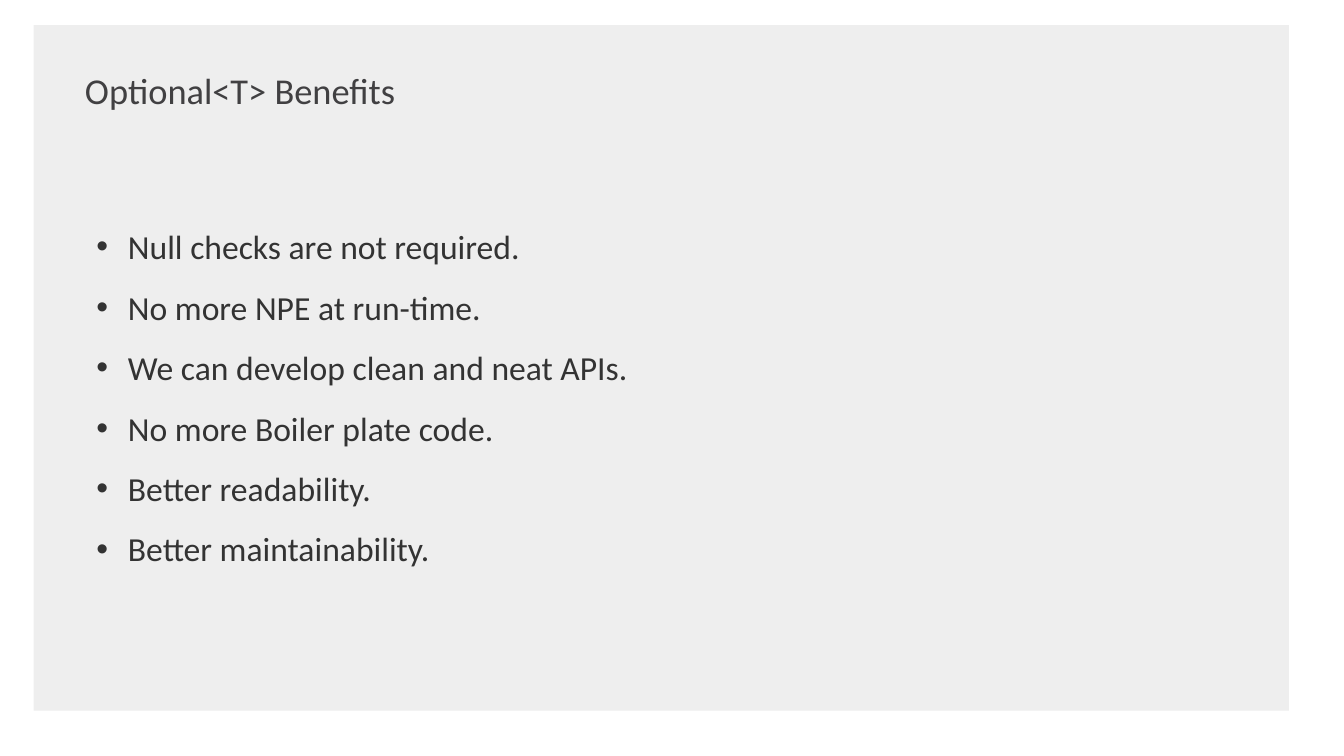
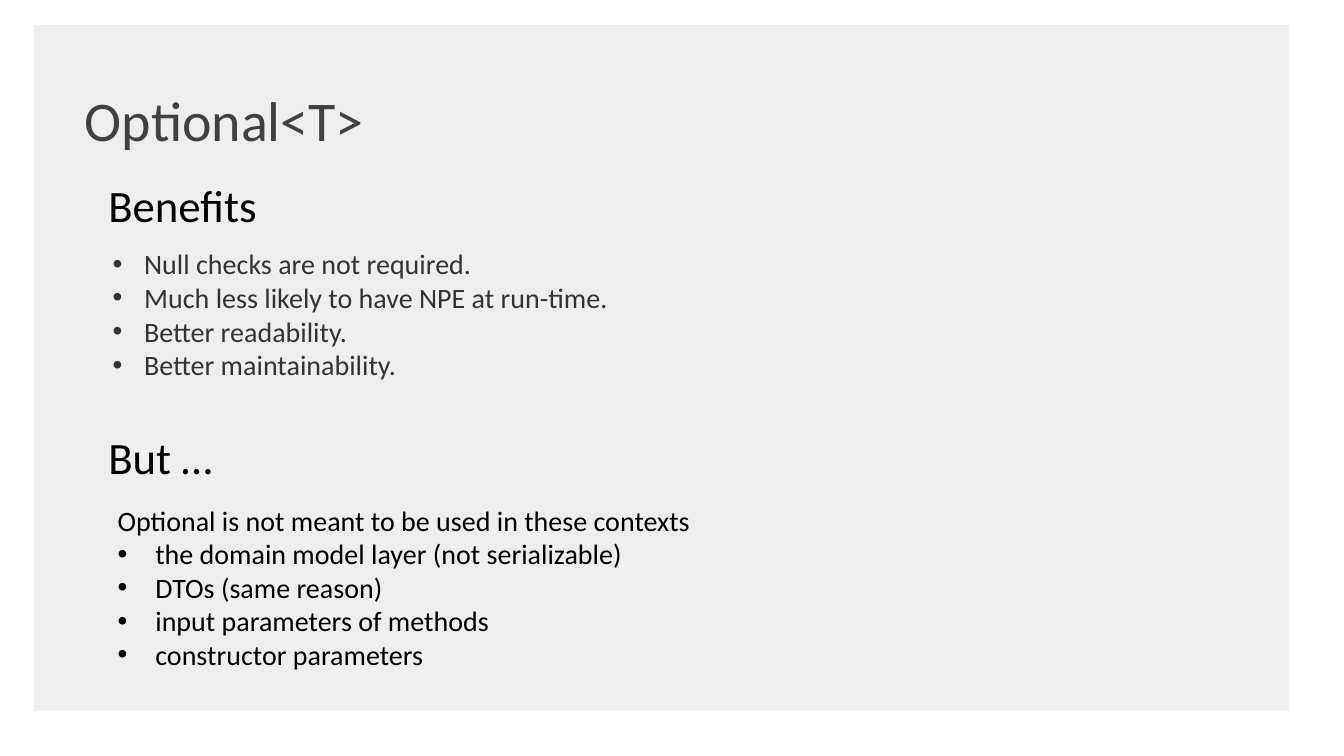
Before and after one commit to shaojie-xu-kp/Java8_lunch_learn, a slide deck: slide 39 of Java 8 & TDP.pptx. Drawn at 1344x756 pixels with LibreOffice and Linux fonts; fonts in the diff are those of the drawing; background and template pictures are left out. Boxes give left, top, right and bottom in pixels: in the first picture for what was removed or moved away, otherwise in the second. Text is boxed around its words. In the diff, an @@ line names an element or a change of style, - is before the commit and + after.

```diff
--- a/Java 8 & TDP.pptx
+++ b/Java 8 & TDP.pptx
@@ text at [85, 102, 364, 150]: text changed; size 26 to 40 pt @@
-Optional<T> Benefits
+Optional<T>
@@ text added at [108, 191, 256, 223], 32 pt, text #000000 @@
+Benefits
@@ text "Null checks are not required.": place and size @@
-text "Null checks are not required." at [128, 235, 627, 567]
+text "Null checks are not required." at [144, 254, 608, 380]
@@ text at [144, 254, 471, 380]: size 24 to 20 pt in "Null checks are not required.", "Better readability.", "Better maintainability."; line spacing 1.5 to 1 @@
@@ text at [144, 288, 608, 313]: text changed; size 24 to 20 pt @@
-• No more NPE at run-time.
-• We can develop clean and neat APIs.
-• No more Boiler plate code.
+• Much less likely to have NPE at run-time.
@@ text added at [108, 445, 171, 475], 32 pt, text #000000 @@
+But …
@@ text added at [118, 511, 690, 670], 20 pt, text #000000 @@
+Optional is not meant to be used in these contexts
+• the domain model layer (not serializable)
+• DTOs (same reason)
+• input parameters of methods
+• constructor parameters
```
Also in this commit, not shown: 8 other slides changed, 1 other file.
